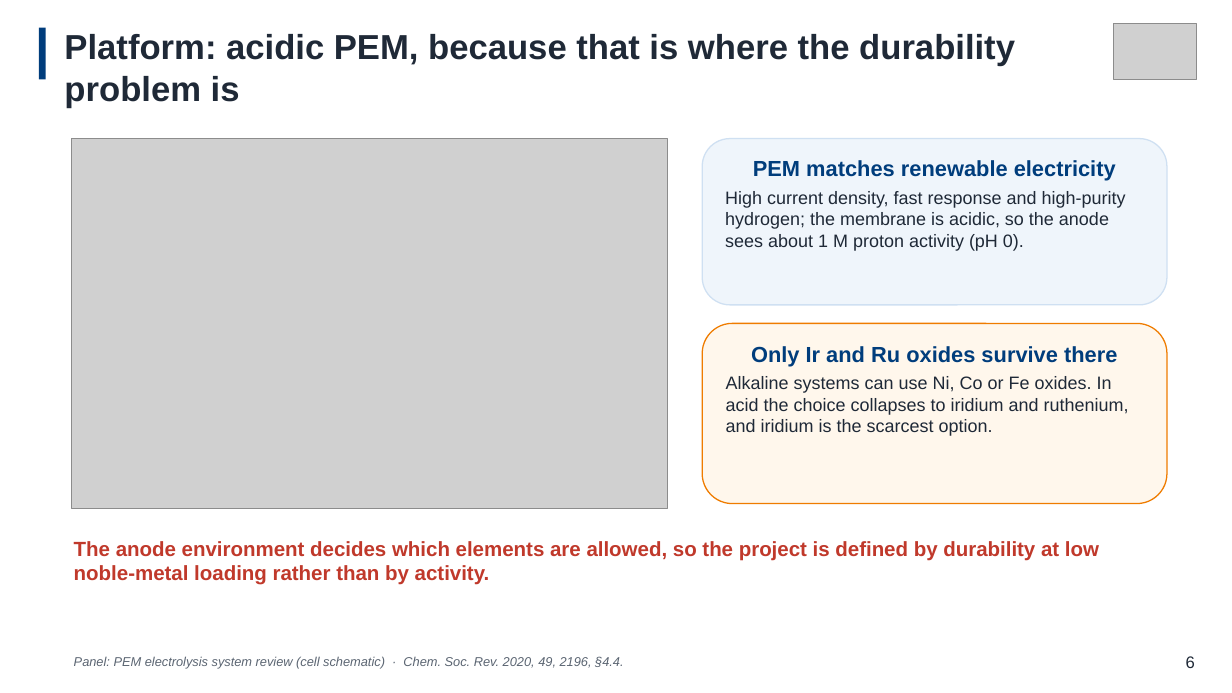
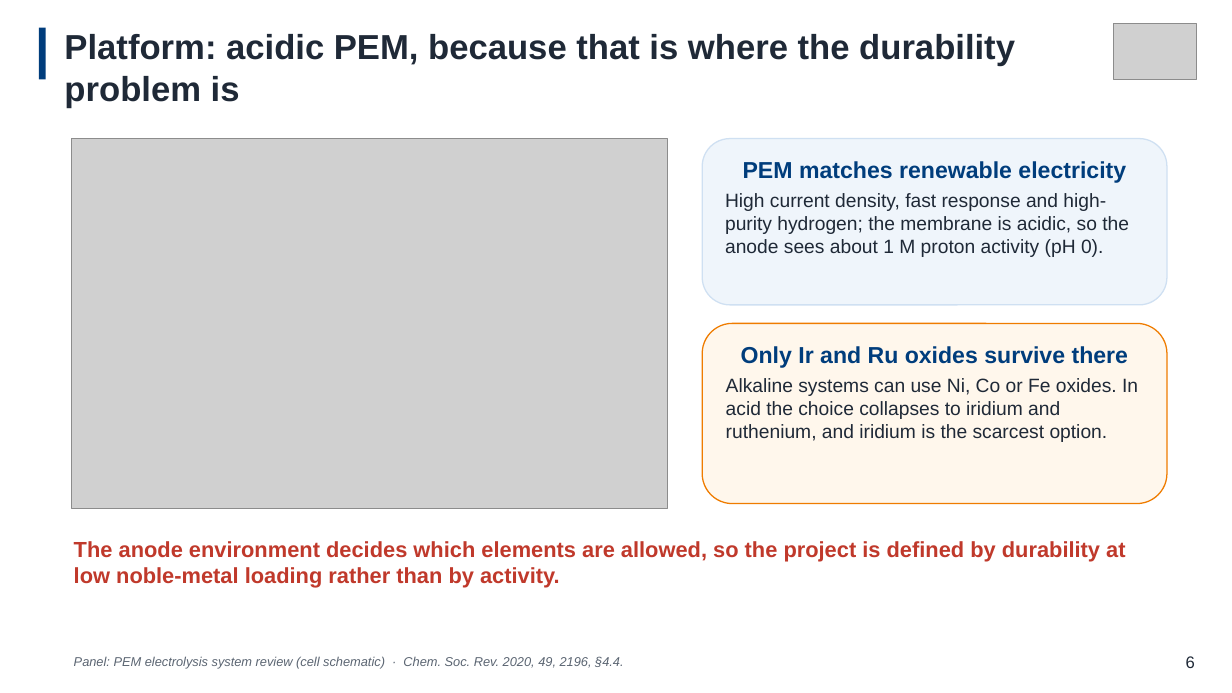
Before and after one commit to Oliver102259/test, a slide deck: slide 7 of FYP/重做PPT/9.24-v3.pptx. Drawn at 1232x693 pixels with LibreOffice and Linux fonts; fonts in the diff are those of the drawing; grey boxes stand for pictures. Boxes give left, top, right and bottom in pixels: in the first picture for what was removed or moved away, otherwise in the second. Text is boxed around its words. In the diff, an @@ line names an element or a change of style, - is before the commit and + after.

```diff
--- a/FYP/重做PPT/9.24-v3.pptx
+++ b/FYP/重做PPT/9.24-v3.pptx
@@ rounded rectangle "PEM matches renewable electricity" at <box>702,139,1167,305</box>: size 17 to 18 pt in "PEM matches renewable electricity"; size 14 to 15 pt in "High current density, fast response and high-purity ..." @@
@@ rounded rectangle "Only Ir and Ru oxides ..." at <box>702,323,1167,504</box>: size 17 to 18 pt in "Only Ir and Ru oxides survive there"; size 14 to 15 pt in "Alkaline systems can use Ni, Co or ..." @@
@@ text "The anode environment decides which ..." at <box>74,541,1125,588</box>: size 16 to 17 pt @@
```
Also in this commit, not shown: 9 other slides changed.
